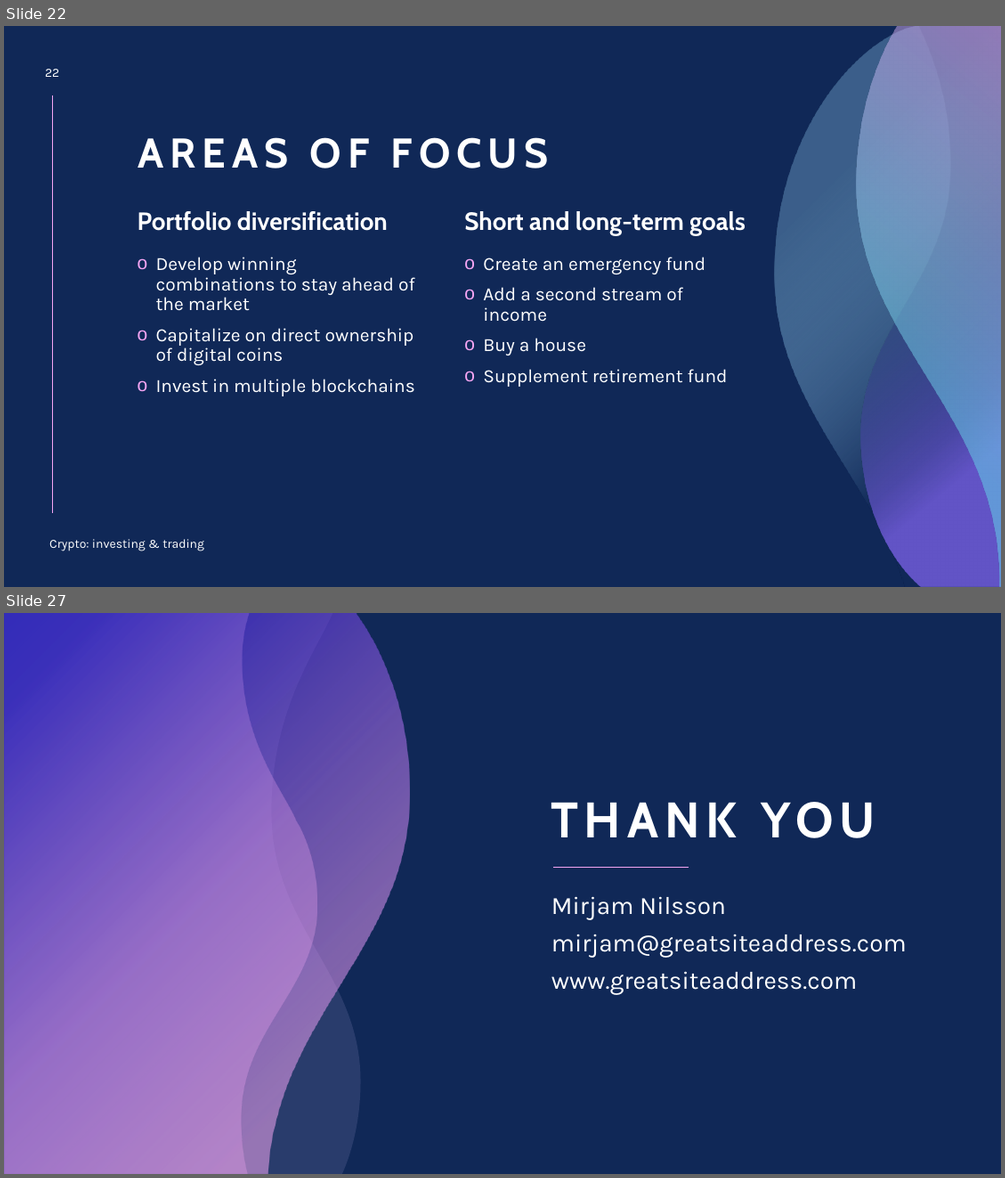
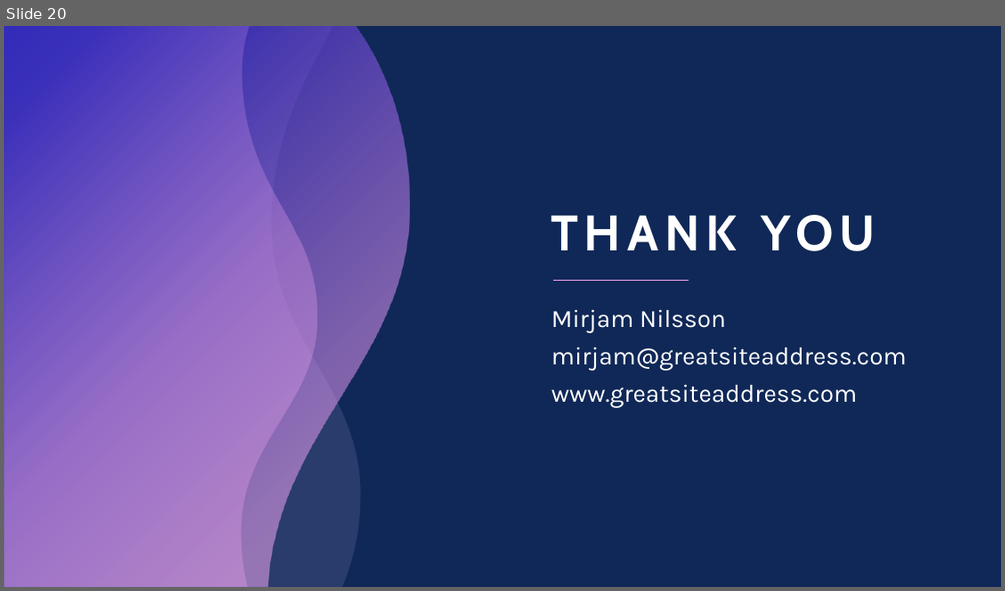
Before and after one commit to vigneshk01/Lead-Scoring-Case-Study, a slide deck: Lead Scoring Case Study.pptx. Shown one above the other, each under a label of ours: slides 22 and 27 before the commit, slide 20 after it; the slides between them are not shown. The pictures are 1005x1178 and 1005x591 pixels, drawn with LibreOffice and Linux fonts; fonts in the diff are those of the drawing. Boxes give left, top, right and bottom in pixels: in the first picture for what was removed or moved away, otherwise in the second. Text is boxed around its words. In the diff, an @@ line names an element or a change of style, - is before the commit and + after.

```diff
--- a/Lead Scoring Case Study.pptx
+++ b/Lead Scoring Case Study.pptx
@@ slide 22 removed at [4,26,1001,587], background #102857 @@
@@ freeform shape removed at [775,26,1001,587] @@
@@ freeform shape removed at [856,26,1001,587] @@
@@ freeform shape removed at [861,26,1001,587] @@
@@ page number removed at [45,69,59,77] @@
-22
@@ line removed from (53, 95) to (53, 514) @@
@@ title removed at [138,137,548,168] @@
-AREAS OF FOCUS
@@ text removed at [138,211,388,231] @@
-Portfolio diversification
@@ text removed at [464,211,745,235] @@
-Short and long-term goals
@@ text removed at [156,257,415,396] @@
-o Develop winning combinations to stay ahead of the market
-o Capitalize on direct ownership of digital coins
-o Invest in multiple blockchains
@@ text removed at [483,257,728,386] @@
-o Create an emergency fund
-o Add a second stream of income
-o Buy a house
-o Supplement retirement fund
@@ text removed at [49,539,204,551] @@
-Crypto: investing & trading
@@ what was slide 27 is now slide 20 @@
```
Also in this commit, not shown: 6 slides changed, 4 slides added, 10 other slides removed.
